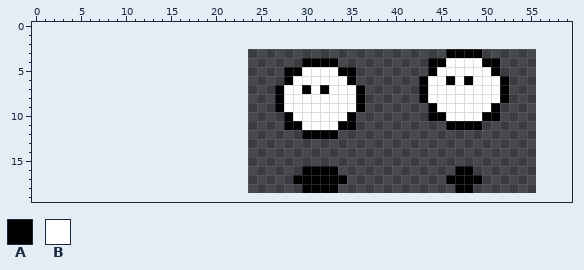
Two versions of one pixel-art sprite, games/werelight/res/wisp.png. The picture above is the old version.
The file is 32x16 pixels. The old version is drawn lined up with the new one, on the new canvas.
Palette (. is transparent): A #000000  B #ffffff
Pixels before, first column x 27:
 3 ...................AAAA...
 4 ...AAAA..........AABBBBAA.
 5 .AABBBBAA........ABBBBBBA.
 6 .ABBBBBBA.......ABBABABBBA
 7 ABBABABBBA......ABBBBBBBBA
 8 ABBBBBBBBA......ABBBBBBBBA
 9 ABBBBBBBBA.......ABBBBBBA.
10 .ABBBBBBA........AABBBBAA.
11 .AABBBBAA..........AAAA...
12 ...AAAA...................
13 ..........................
14 ..........................
15 ..........................
16 ...AAAA.............AA....
17 ..AAAAAA...........AAAA...
18 ...AAAA.............AA....
The same view after the edit:
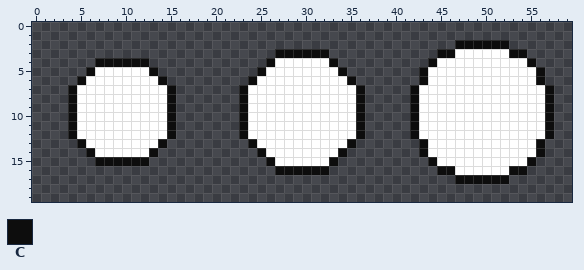
Colours new in this view: C #0d0d0d
What changed:
canvas 32x16 -> 60x20, the old top-left corner now at 24,3
The author put colour B in row 3 at x 50 to 52; in row 4 at x 27 to 29 and 52 to 54; in row 5 at x 7 to 12, 26 to 27 and 52 to 55; in row 6 at x 6 to 13, 25 to 27 and 53 to 55; in rows 7 to 8 at x 5 to 14, 24 to 26 and 53 to 56; in row 9 at x 5 to 14, 24 to 26, 43 and 52 to 56.
The author put colour B in row 10 at x 5 to 14, 24 to 27, 43 and 52 to 56; in row 11 at x 5 to 14, 24 to 27, 43 to 45 and 50 to 56; in row 12 at x 5 to 14, 24 to 29, 34 to 35 and 43 to 56; in row 13 at x 6 to 13, 25 to 34 and 44 to 55; in row 14 at x 7 to 12, 26 to 33 and 44 to 55; in row 15 at x 27 to 32 and 45 to 54.
The author put colour B in row 16 at x 49 to 52.
Colour A becomes colour B in row 3 at x 47 to 49; in row 4 at x 30 to 32, 45 and 50 to 51; in row 5 at x 28 to 29, 44 and 51; in row 6 at x 28, 46, 48 and 52; in row 7 at x 27, 30, 32, 43 and 52; in row 8 at x 27, 43 and 52.
Colour A becomes colour B in row 9 at x 27, 44 and 51; in row 10 at x 28, 35, 44 to 45 and 50 to 51; in row 11 at x 28 to 29, 34 to 35 and 46 to 49; in row 12 at x 30 to 33; in row 16 at x 47 to 48.
The author put colour C in row 2 at x 47 to 52; in row 3 at x 27 to 32, 45 and 53 to 54; in row 4 at x 7 to 12, 26 and 55; in row 5 at x 6, 13, 25, 43 and 56; in row 6 at x 5, 14, 24 and 56; in rows 7 to 9 at x 4, 15, 23, 42 and 57.
The author put colour C in rows 10 to 12 at x 4, 15, 23, 36, 42 and 57; in row 13 at x 5, 14, 24, 35, 43 and 56; in row 14 at x 6, 13, 25, 34, 43 and 56; in row 15 at x 7 to 12, 26, 33, 44 and 55; in row 16 at x 27 to 29, 45 to 46 and 53 to 54; in row 17 at x 50 to 52.
Colour A becomes colour C in row 3 at x 46; in row 4 at x 33 and 44; in row 5 at x 34; in row 6 at x 35 and 43; in rows 7 to 9 at x 36; in row 16 at x 30 to 32.
Colour A becomes colour C in row 17 at x 47 to 49.
Colour A is gone in row 5 at x 35; in row 16 at x 33; in row 17 at x 29 to 34 and 46; in row 18 at x 30 to 33 and 47 to 48.
